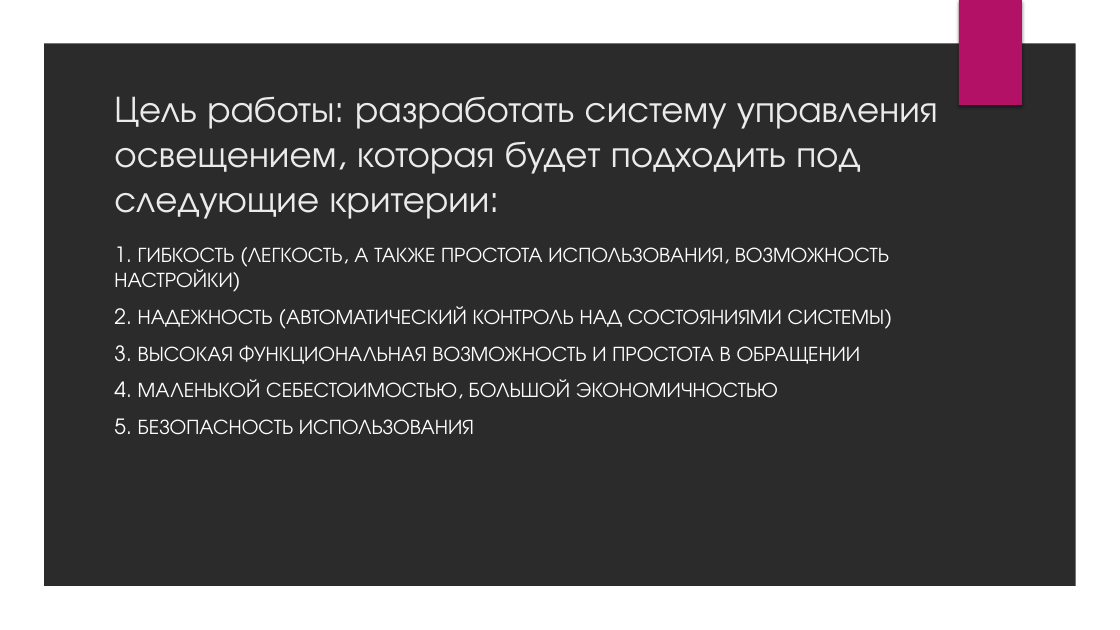
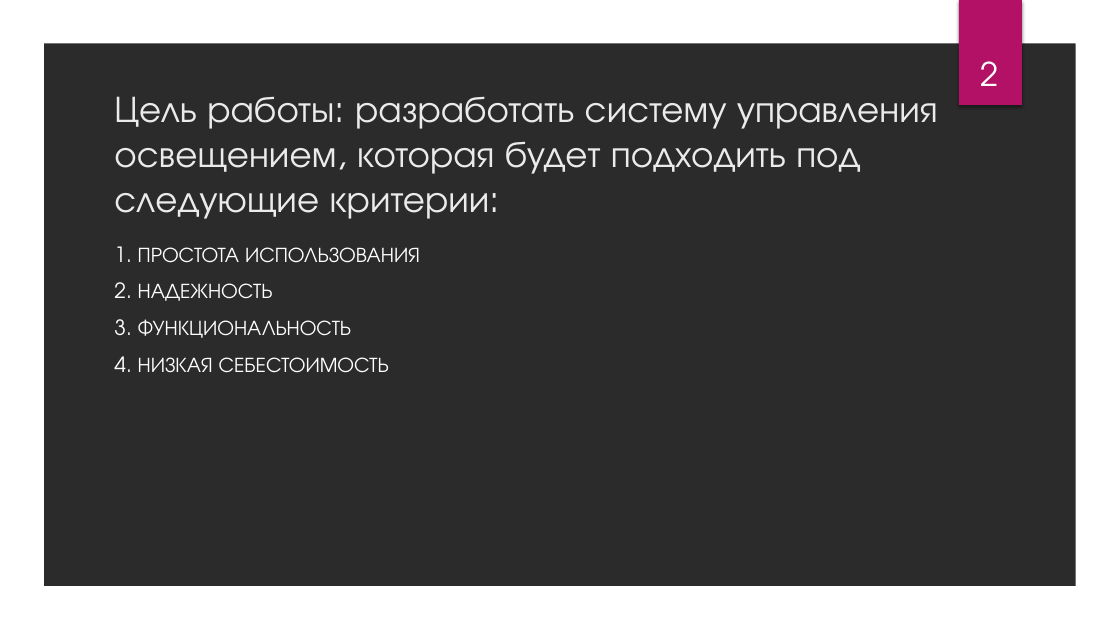
Before and after one commit to VitSaf/kursovaya, a slide deck: slide 2 of диплом.pptx. Drawn at 1120x630 pixels with LibreOffice and Linux fonts; fonts in the diff are those of the drawing; background and template pictures are left out; a plain dark background stands for a picture behind light text. Boxes give left, top, right and bottom in pixels: in the first picture for what was removed or moved away, otherwise in the second. Text is boxed around its words. In the diff, an @@ line names an element or a change of style, - is before the commit and + after.

```diff
--- a/диплом.pptx
+++ b/диплом.pptx
@@ page number added at (980, 61, 998, 86), 28 pt, text #FFFFFF @@
+2
@@ subtitle at (114, 246, 420, 373): text changed @@
-1. ГИБКОСТЬ (ЛЕГКОСТЬ, А ТАКЖЕ ПРОСТОТА ИСПОЛЬЗОВАНИЯ, ВОЗМОЖНОСТЬ НАСТРОЙКИ)
-2. НАДЕЖНОСТЬ (АВТОМАТИЧЕСКИЙ КОНТРОЛЬ НАД СОСТОЯНИЯМИ СИСТЕМЫ)
-3. ВЫСОКАЯ ФУНКЦИОНАЛЬНАЯ ВОЗМОЖНОСТЬ И ПРОСТОТА В ОБРАЩЕНИИ
-4. МАЛЕНЬКОЙ СЕБЕСТОИМОСТЬЮ, БОЛЬШОЙ ЭКОНОМИЧНОСТЬЮ
-5. БЕЗОПАСНОСТЬ ИСПОЛЬЗОВАНИЯ
+1. ПРОСТОТА ИСПОЛЬЗОВАНИЯ
+2. НАДЕЖНОСТЬ
+3. ФУНКЦИОНАЛЬНОСТЬ
+4. НИЗКАЯ СЕБЕСТОИМОСТЬ
```
Also in this commit, not shown: 13 other slides changed, 1 other file.
